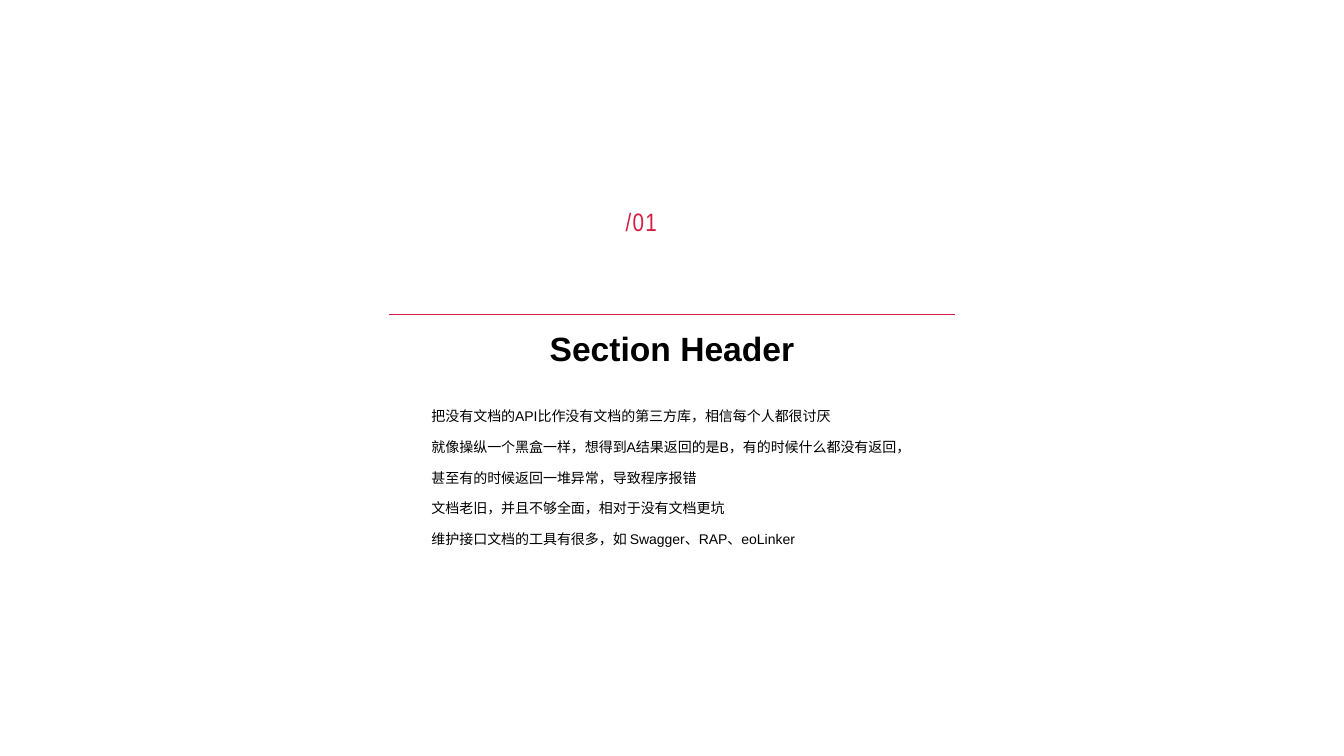
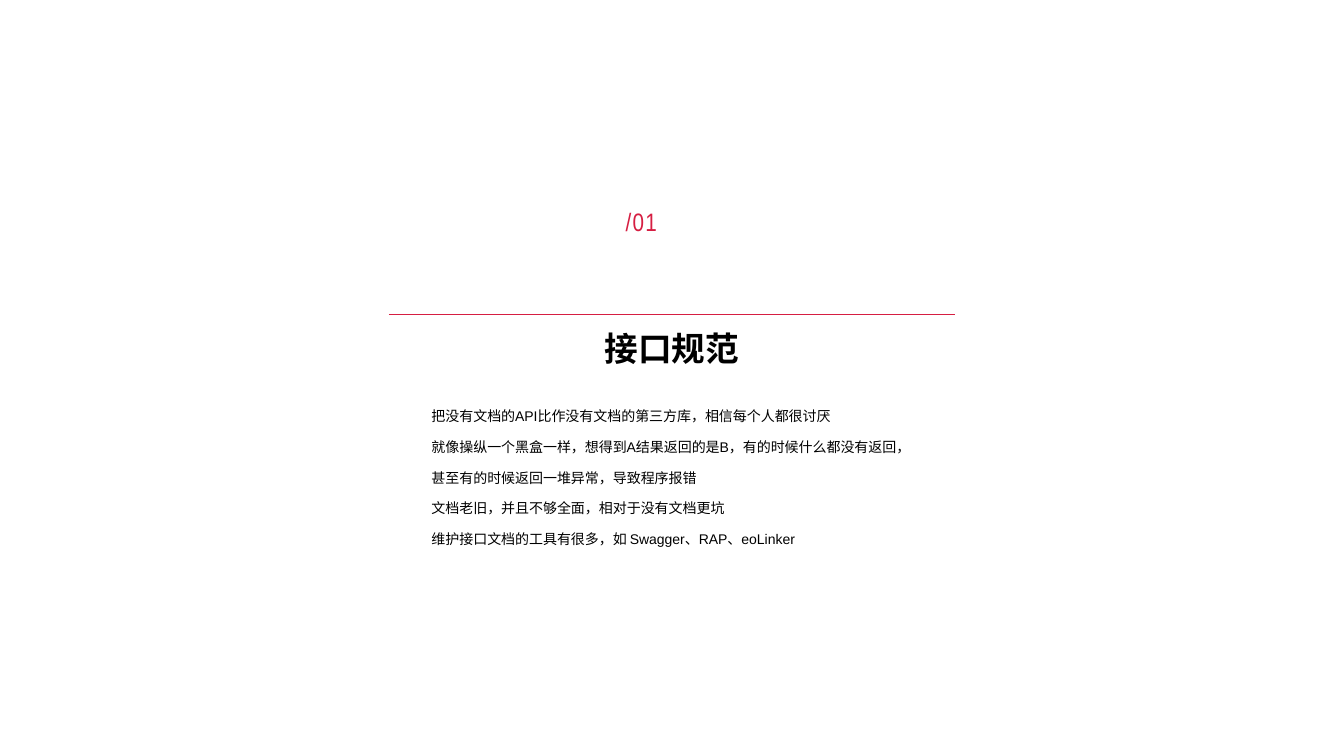
Before and after one commit to zyhahaha/note, a slide deck: slide 2 of share/草稿/分享.pptx. Drawn at 1344x756 pixels with LibreOffice and Linux fonts; fonts in the diff are those of the drawing. Boxes give left, top, right and bottom in pixels: in the first picture for what was removed or moved away, otherwise in the second. Text is boxed around its words. In the diff, an @@ line names an element or a change of style, - is before the commit and + after.

```diff
--- a/share/草稿/分享.pptx
+++ b/share/草稿/分享.pptx
@@ title at (605,332,739,364): text changed @@
-Section Header
+接口规范
```
Also in this commit, not shown: 3 other slides changed, 2 slides added, 1 slide removed, 5 other files.
